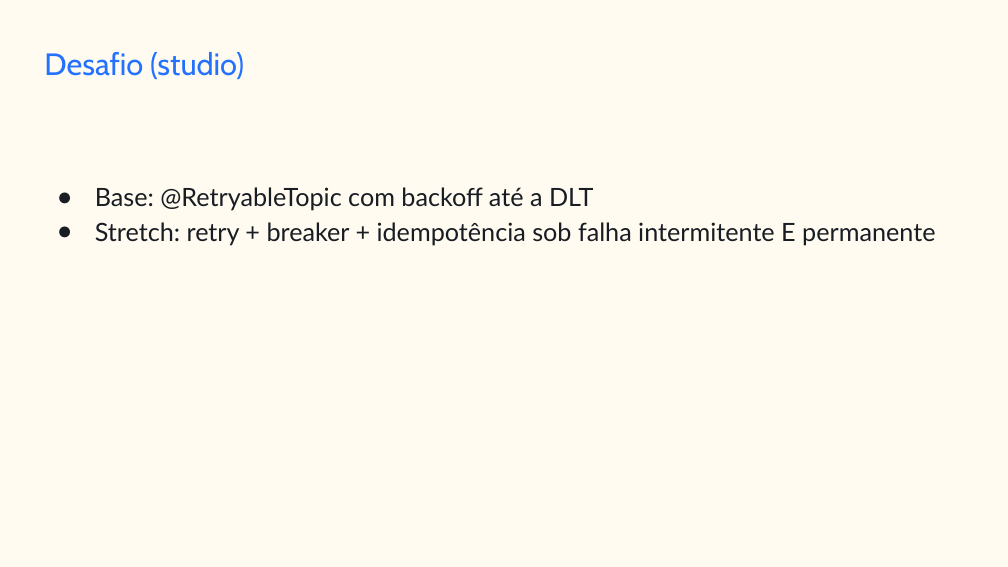
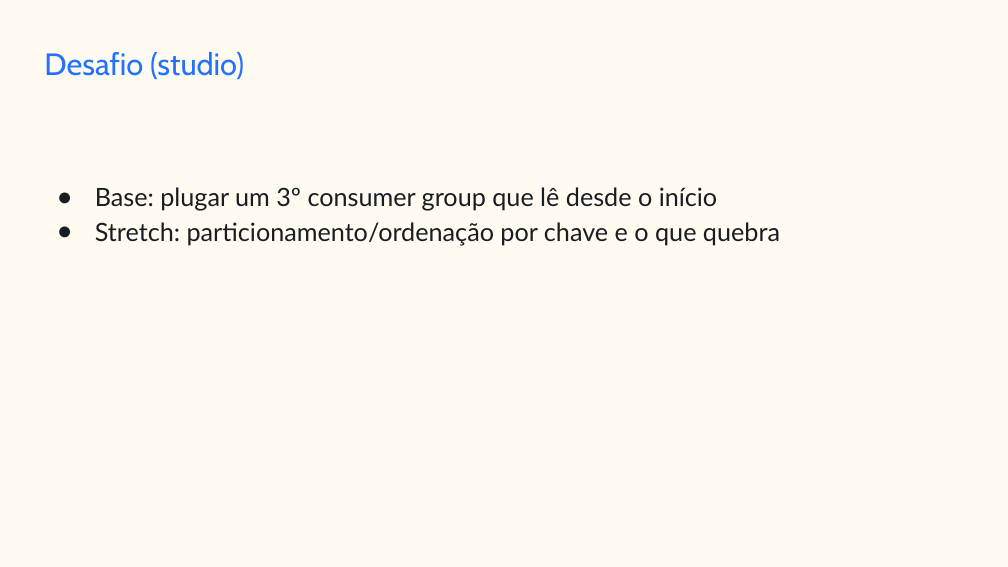
Before and after one commit to jessehaniel85/1705-be-jv-010, a slide deck: slide 6 of plano-de-aulas/aula-07-slides.pptx. Drawn at 1008x567 pixels with LibreOffice and Linux fonts; fonts in the diff are those of the drawing. Boxes give left, top, right and bottom in pixels: in the first picture for what was removed or moved away, otherwise in the second. Text is boxed around its words. In the diff, an @@ line names an element or a change of style, - is before the commit and + after.

```diff
--- a/plano-de-aulas/aula-07-slides.pptx
+++ b/plano-de-aulas/aula-07-slides.pptx
@@ text at <box>95,187,780,245</box>: text changed @@
-● Base: @RetryableTopic com backoff até a DLT
-● Stretch: retry + breaker + idempotência sob falha intermitente E permanente
+● Base: plugar um 3º consumer group que lê desde o início
+● Stretch: particionamento/ordenação por chave e o que quebra
```
Also in this commit, not shown: 3 other slides changed, 3 slides added, 3 slides removed, 15 other files.
